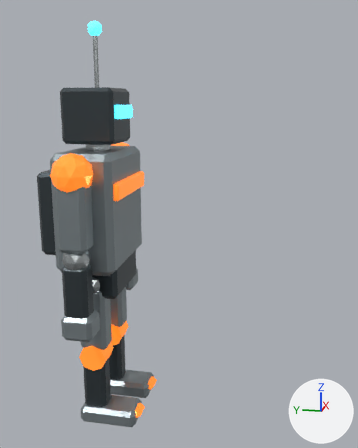
The Blender file assets/rigwalker.blend as it was, and as the next commit left it.
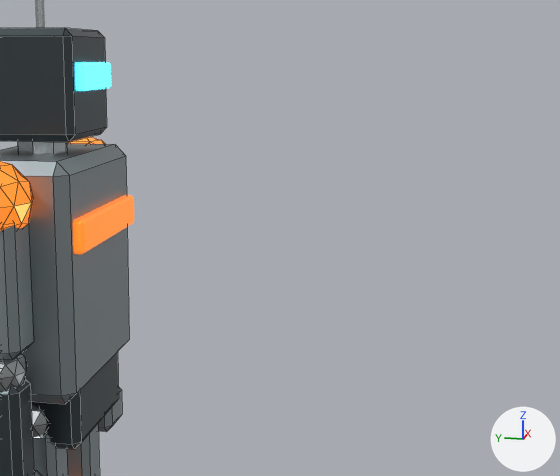
Each version appears first whole from a 50 mm camera at (-4.75, -1.78, 3.29) aimed at (0.01, -0.82, 2.1), and next in a close-up on the part from 21% to 100% of the width and 16% to 70% of the height. Lighting does not change. The marker at lower right points along +X, +Y and +Z. The last two pictures show the newer version. The close-ups show mesh edges as thin lines.

Script lines for the objects in view, before the commit:
```python
me_elbow_lmesh = bpy.data.meshes.new('Elbow.LMesh')
me_elbow_lmesh.from_pydata(...)  # an icosphere of 80 faces spanning x -0.124..0.124, y -0.13..0.13, z -0.13..0.13
me_elbow_lmesh.materials.append(mat_joints)  # light grey #b8bfc0
me_shoulder_lmesh = bpy.data.meshes.new('Shoulder.LMesh')
me_shoulder_lmesh.from_pydata(...)  # an icosphere of 80 faces spanning x -0.181..0.181, y -0.19..0.19, z -0.19..0.19
me_shoulder_lmesh.materials.append(mat_corporate_orange)  # orange #f99942, glowing orange #b35010
me_thigh_rmesh = bpy.data.meshes.new('Thigh.RMesh')
me_thigh_rmesh.from_pydata(...)  # a box spanning x -0.12..0.12, y -0.14..0.14, z -0.34..0.34
me_thigh_rmesh.materials.append(mat_armor)  # grey #97a2a6
ob_elbow_l = bpy.data.objects.new('Elbow.L', me_elbow_lmesh)
ob_elbow_l.location = (-0.67, 0.0, 1.89)
ob_shoulder_l = bpy.data.objects.new('Shoulder.L', me_shoulder_lmesh)
ob_shoulder_l.location = (-0.67, 0.0, 2.67)
ob_thigh_r = bpy.data.objects.new('Thigh.R', me_thigh_rmesh)
ob_thigh_r.location = (0.27, 0.0, 1.15)
_m = ob_thigh_r.modifiers.new('Edge bevel', 'BEVEL')
_m.width = 0.04
_m.width_pct = 0.04
# also in view: 'Torso' at (0.0, 0.0, 2.25); 'Forearm.L' at (-0.67, 0.0, 1.57); 'UpperArm.L' at (-0.67, 0.0, 2.3); 'Visor' at (0.0, -0.28, 3.2); 'ChestStripe' at (0.0, -0.31, 2.48)
```
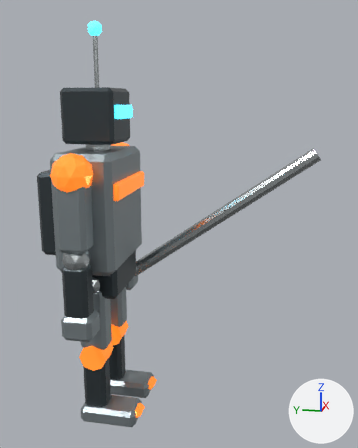
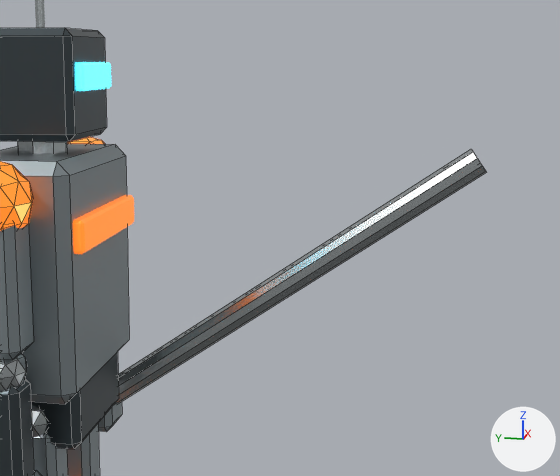
Pixel boxes (x1, y1, x2, y2) of what changed, in the close-ups (560 x 476 px):
'Broadsword', added
    after: (115, 149, 487, 404)

The change, as a list of edits to the scene's bpy script:
```text
Add me_broadswordmesh:
    me_broadswordmesh.from_pydata([(0.0, 0.08, -1.32), (0.0, 0.08, 1.32), (0.04, 0.06, -1.32), (0.04, 0.06, 1.32), (0.07, 0.02, -1.32), (0.07, 0.02, 1.32), (0.07, -0.02, -1.32), (0.07, -0.02, 1.32), (0.04, -0.06, -1.32), (0.04, -0.06, 1.32), (0.0, -0.08, -1.32), (0.0, -0.08, 1.32), (-0.04, -0.06, -1.32), (-0.04, -0.06, 1.32), (-0.07, -0.02, -1.32), (-0.07, -0.02, 1.32), (-0.07, 0.02, -1.32), (-0.07, 0.02, 1.32), (-0.04, 0.06, -1.32), (-0.04, 0.06, 1.32)], [], [(0, 1, 3, 2), (2, 3, 5, 4), (4, 5, 7, 6), (6, 7, 9, 8), (8, 9, 11, 10), (10, 11, 13, 12), (12, 13, 15, 14), (14, 15, 17, 16), (3, 1, 19, 17, 15, 13, 11, 9, 7, 5), (16, 17, 19, 18), (18, 19, 1, 0), (0, 2, 4, 6, 8, 10, 12, 14, 16, 18)])
    me_broadswordmesh.materials.append(mat_joints)  # light grey #b8bfc0
Add ob_broadsword:
    ob_broadsword = bpy.data.objects.new('Broadsword', me_broadswordmesh)
    ob_broadsword.location = (0.67, -1.085, 2.0)
    ob_broadsword.rotation_euler = (0.96, 0.0, 0.0)  # degrees (55, 0, 0)
```
